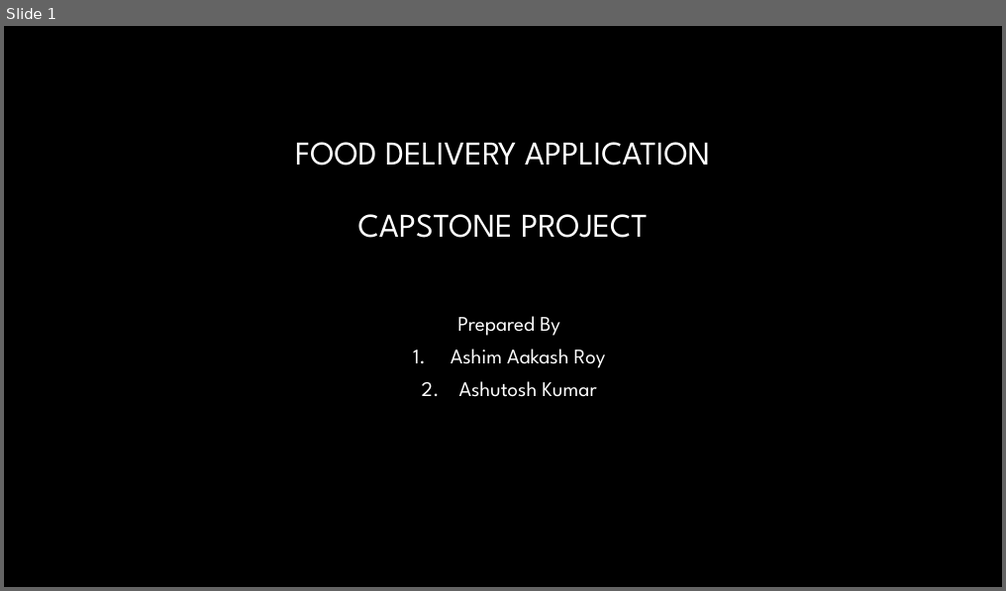
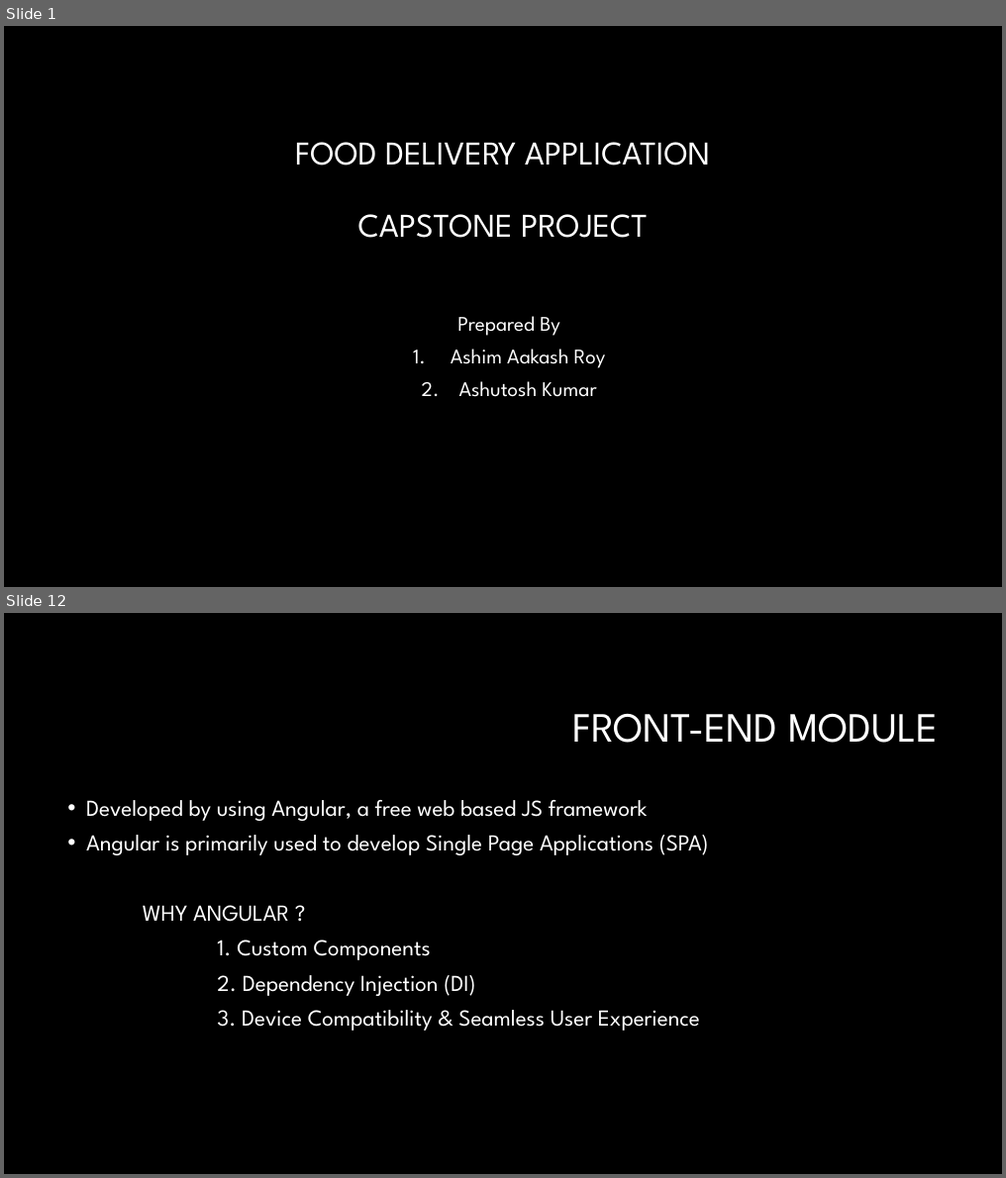
Before and after one commit to ashimaakash03/food-delivery-app, a slide deck: FOOD DELIVERY APPLICATION.pptx. Shown one above the other, each under a label of ours: slide 1 before the commit, slides 1 and 12 after it; the slides between them are not shown. The pictures are 1006x591 and 1006x1178 pixels, drawn with LibreOffice and Linux fonts; fonts in the diff are those of the drawing; background and template pictures are left out. Boxes give left, top, right and bottom in pixels: in the first picture for what was removed or moved away, otherwise in the second. Text is boxed around its words. In the diff, an @@ line names an element or a change of style, - is before the commit and + after.

```diff
--- a/FOOD DELIVERY APPLICATION.pptx
+++ b/FOOD DELIVERY APPLICATION.pptx
@@ slide 12 added at (4, 613, 1002, 1174), background #000000 @@
@@ title added at (572, 713, 939, 743), 40 pt, text #FFFFFF @@
+FRONT-END MODULE
@@ text added at (86, 800, 709, 1031), 22 pt, text #FFFFFF @@
+• Developed by using Angular, a free web based JS framework
+• Angular is primarily used to develop Single Page Applications (SPA)
+WHY ANGULAR ?
+1. Custom Components
+2. Dependency Injection (DI)
+3. Device Compatibility & Seamless User Experience
```
Also in this commit, not shown: 11 other slides added, 1 slide removed.
